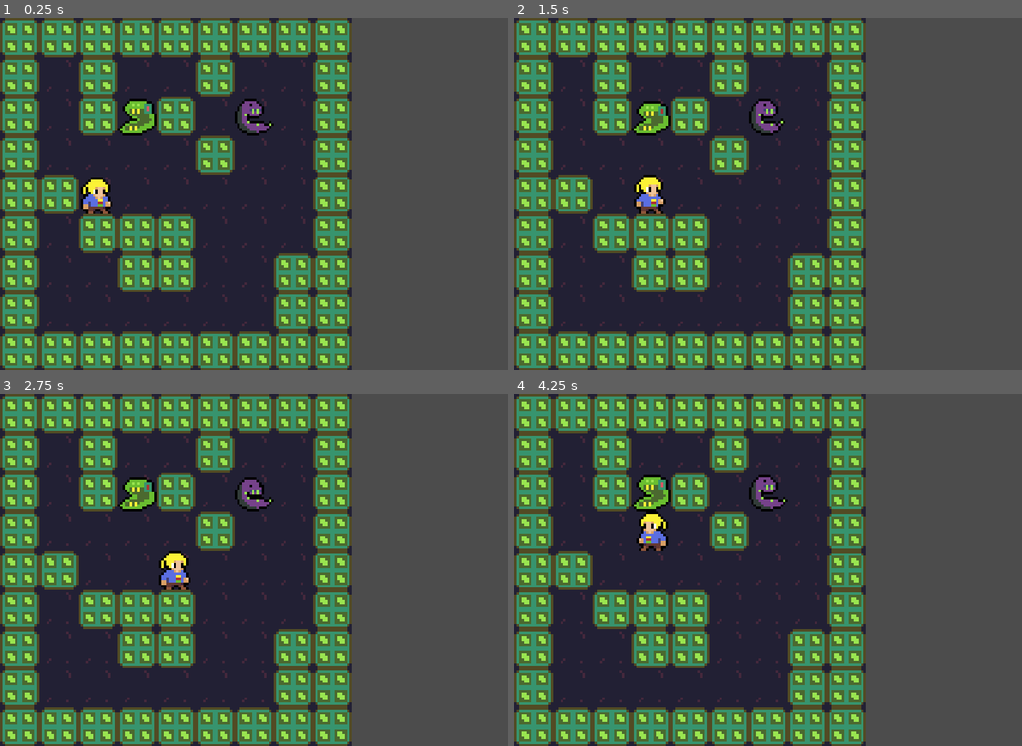
Above: before the commit, frames 1-4 (two rows, left to right).
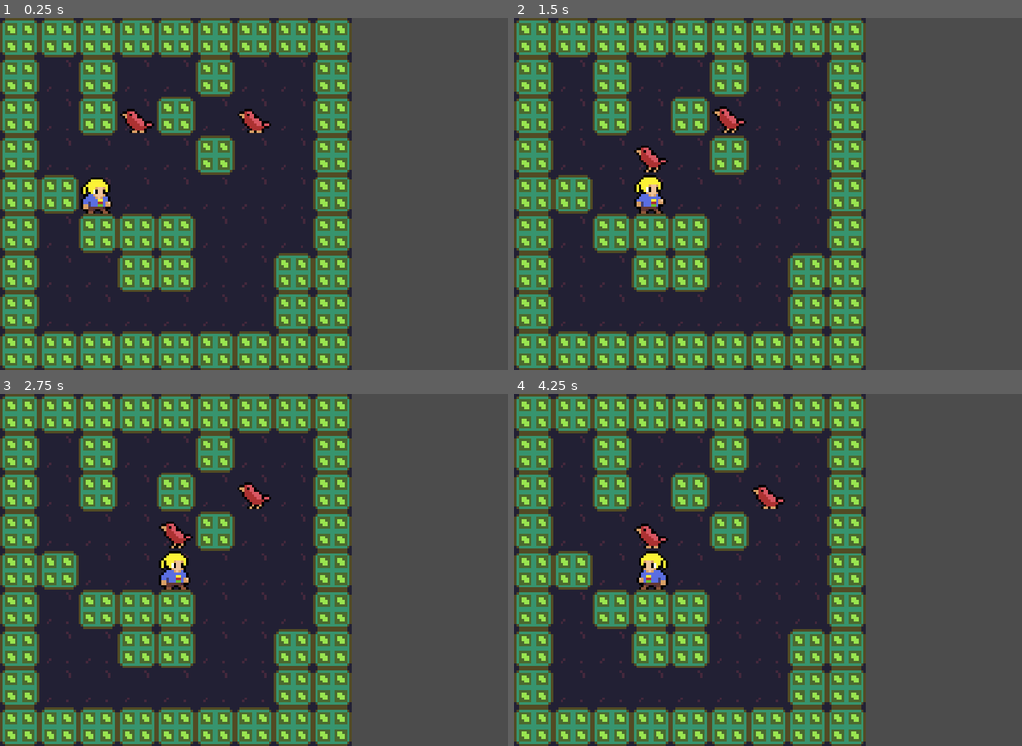
Above: after the commit, the same moments.

Repository: gueepo/godot_broughlike
Game: Godot game, scene res://Scenes/MainScene.tscn
The game is run twice, just before and just after one commit, with the same random seed, the same clock (stepped at 60 frames per second) and the same inputs.
Inputs:
- Up to frame 1 (0.25 s): no input
- Up to frame 2 (1.5 s): hold Right (ui_right) 0.53-1.28 s; hold Down (ui_down) from 1.28 s (still down)
- Up to frame 3 (2.75 s): release Down (ui_down) at 2.03 s; hold Right (ui_right) from 2.03 s (still down)
- Up to frame 4 (4.25 s): release Right (ui_right) at 2.78 s; hold Up (ui_up) 2.78-3.53 s; hold Left (ui_left) from 3.53 s (still down)

The runs differ from the first frame. In frame 1, 1.1% of the frame differs, in the area x 23-54%, y 22-34%; in frame 2, 1.6%; in frame 3, 1.3%; in frame 4, 2.2%, in the area x 23-54%, y 22-56%.

Commit message:
fixing bug where monsters wouldn't attack player

Diff:
--- a/broughlike/Scenes/Bird.gd
+++ b/broughlike/Scenes/Bird.gd
@@ -7,11 +7,11 @@
 func TakeTurn():
 	var myTile = GetMyTile()
 	var playerTile = _mainSceneReference.GetPlayerTile()
-
 	var adjacentTiles = _mainSceneReference.GetPassableAdjacentNeighborsFromTile(myTile)
-
 	if(adjacentTiles.size() == 0):
 		return
+
+	# print("bird: mytile ", myTile, " - playerTile: ", playerTile, " - adjacent tiles: ", adjacentTiles)
 
 	# go over adjacent tiles and move to the closest towards the player
 	var distance = _mainSceneReference.ManhattanDistance(playerTile.position, adjacentTiles[0].position)
@@ -19,6 +19,7 @@
 	for i in range(1, adjacentTiles.size()):
 		var newDistance = _mainSceneReference.ManhattanDistance(playerTile.position, adjacentTiles[i].position)
 		if(newDistance < distance):
+			distance = newDistance
 			positionToMove = adjacentTiles[i].position
 
 	MoveTo(positionToMove)
--- a/broughlike/Scenes/MainScene.gd
+++ b/broughlike/Scenes/MainScene.gd
@@ -23,7 +23,8 @@
 # gameplay related variables
 var level = 1
 var numMonsters = 0
-var monsterBag = [birdMonsterObject, snakeMonsterObject, tankMonsterObject, eaterMonsterObject, jesterMonsterObject]
+var monsterBag = [birdMonsterObject]
+# var monsterBag = [birdMonsterObject, snakeMonsterObject, tankMonsterObject, eaterMonsterObject, jesterMonsterObject]
 var monstersOnScene = Array()
 
 func _ready():
@@ -108,7 +109,7 @@
 	var Neighbors = GetAdjacentNeighbors(x, y)
 
 	for tile in Neighbors:
-		if tile.is_passable && tile._monsterOnTile == null:
+		if tile.is_passable:
 			passableTiles.append(tile)
 
 	return passableTiles
@@ -157,8 +158,40 @@
 func GetTileMonsterIsAt(monster):
 	return GetTileFromWorldPosition(monster.position)
 
+func GetMonsterAt(position):
+	var t = GetTileFromWorldPosition(position)
+	return t._monsterOnTile
+
 func GetPlayerTile():
 	return GetTileFromWorldPosition(_playerReference.position)
+
+func IsThereAMonsterAt(position):
+	var t = GetTileFromWorldPosition(position)
+	return t._monsterOnTile != null
+
+func MonsterMovedTo(monster, oldPosition, newPosition):
+	var oldTile = GetTileFromWorldPosition(oldPosition)
+	var newTile = GetTileFromWorldPosition(newPosition)
+	oldTile._monsterOnTile = null
+	newTile._monsterOnTile = monster
+
+	if(monster._is_player):
+		UpdateAllMonsters()
+
+func HandleCombat(monsterAttacking, combatPosition, damage):
+	var other = GetMonsterAt(combatPosition)
+
+	# avoiding so monsters attack themselves
+	if(monsterAttacking._is_player != other._is_player):
+		print(monsterAttacking.name, " deals ", damage, " damage on ", other.name)
+
+	if(monsterAttacking._is_player):
+		UpdateAllMonsters()
+
+func UpdateAllMonsters():
+	for m in monstersOnScene:
+			m.Update()
+
 
 # ===================================================================================================
 # ===================================================================================================
@@ -176,16 +209,6 @@
 	var arrayPositionY = position.y / TILE_SIZE
 	var tile = GetTileFromWorldPosition(position)
 	return IsInBounds(arrayPositionX, arrayPositionY) && tile.is_passable && (tile._monsterOnTile == null)
-
-func MonsterMovedTo(monster, oldPosition, newPosition):
-	var oldTile = GetTileFromWorldPosition(oldPosition)
-	var newTile = GetTileFromWorldPosition(newPosition)
-	oldTile._monsterOnTile = null
-	newTile._monsterOnTile = monster
-
-	if(monster._is_player):
-		for m in monstersOnScene:
-			m.Update()
 
 func IsInBounds(x, y):
 	return x > 0 && y > 0 && x < TILES_ON_HORIZONTAL - 1 && y < TILES_ON_VERTICAL - 1
--- a/broughlike/Scenes/Monster_Base.gd
+++ b/broughlike/Scenes/Monster_Base.gd
@@ -27,6 +27,10 @@
 	pass
 
 func MoveTo(position):
+	# 1. check to see if we will engage in combat
+	if _mainSceneReference.IsThereAMonsterAt(position):
+		_mainSceneReference.HandleCombat(self, position, 1)
+		return
 	# check if new position is valid
 	# #todo: engage in combat will happen here
 	# if position is valid, is passable, and there is no combat, we just move
